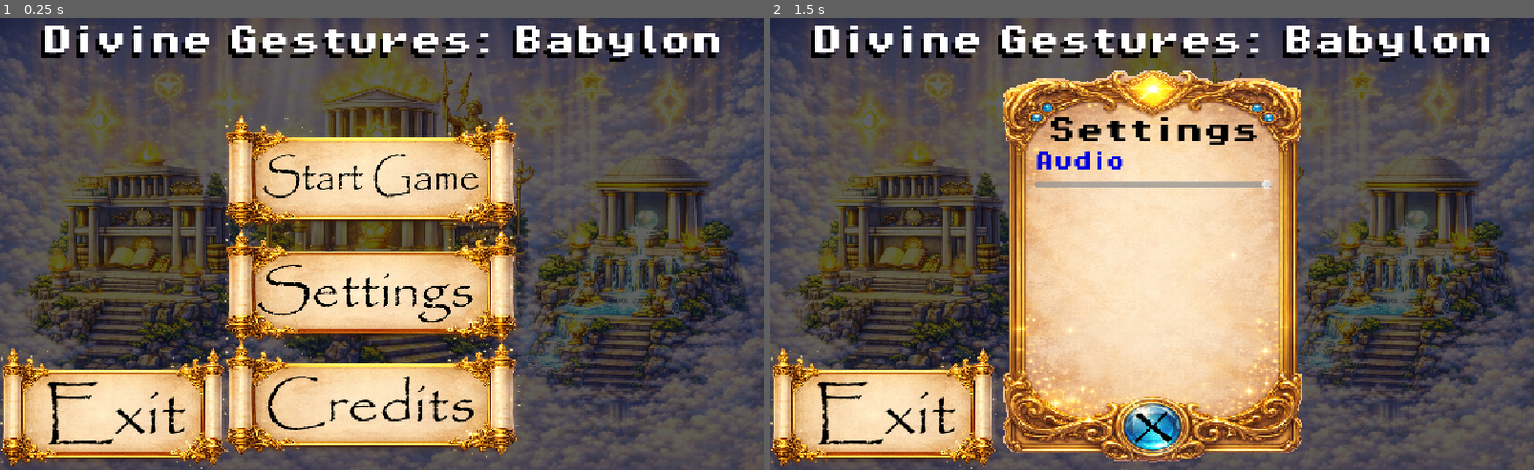
Above: before the commit, frames 1-2 (left to right).
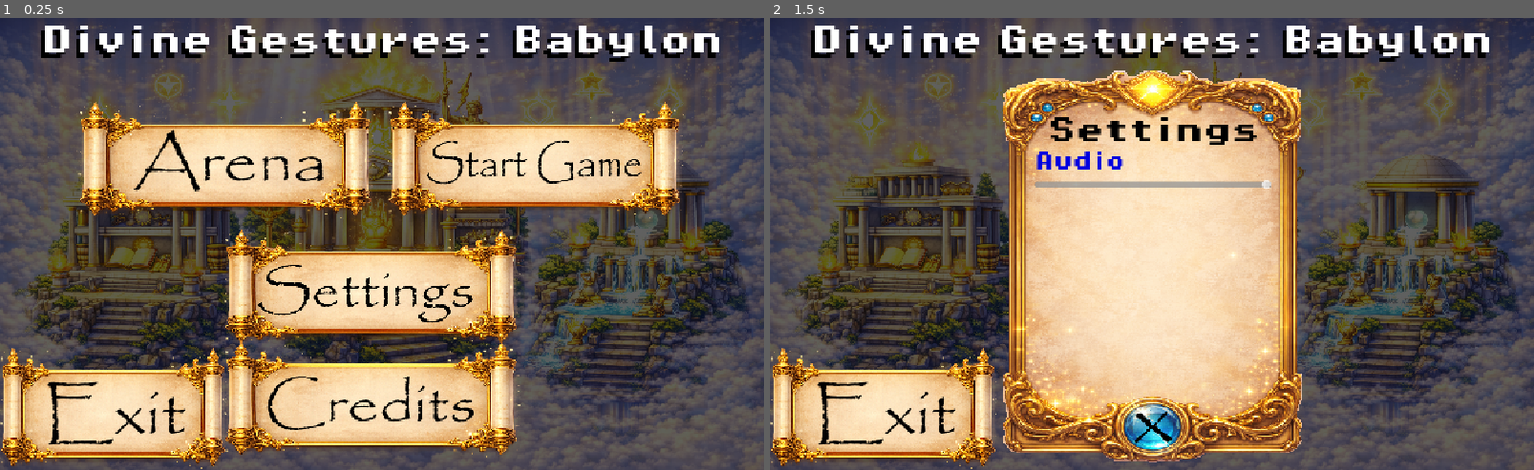
Above: after the commit, the same moments.

Repository: Hezechiel/DGB
Game: Godot game, scene res://scenes/menu/MainMenu.tscn
Two runs of this game, one before a commit and one after it. Both use one fixed random seed, a clock stepped at 60 frames per second and the inputs below.
Inputs (mouse positions are in pixels of both pictures, inside the frame that each line leads up to):
- Up to frame 1 (0.25 s): no input
- Up to frame 2 (1.5 s): tap Enter at 0.5 s; move the mouse to (1320, 221) at 0.52 s; hold D (move_right) 0.53-1.25 s; hold Space (attack) 0.53-1.25 s; click (1320, 221) at 0.67 s; drag from (999, 266) to (1113, 334) at 1.27 s

The runs differ from the first frame. In frame 1, 15% of the frame differs, in the area x 10-90%, y 18-48%; in frame 2, nothing differs.

Commit message:
Added world map button and arena button to main menu, buttons start designated scene. added hud to worldmap.tscn

Diff:
--- a/scenes/arena/arena.tscn
+++ b/scenes/arena/arena.tscn
@@ -1,6 +1,6 @@
 [gd_scene format=4 uid="uid://cel13t20juq3n"]
 
-[ext_resource type="Script" uid="uid://cprjw58lfuvba" path="res://scripts/game.gd" id="1_u52cf"]
+[ext_resource type="Script" uid="uid://cprjw58lfuvba" path="res://scripts/arena/arena.gd" id="1_u52cf"]
 [ext_resource type="Texture2D" uid="uid://di5q1wn6p6wmm" path="res://assets/world/world_map.png" id="2_ii07k"]
 [ext_resource type="Texture2D" uid="uid://b81r7so454vot" path="res://assets/sprites/world_tileset.png" id="3_6w4xk"]
 [ext_resource type="PackedScene" uid="uid://b3ygtyp1ktxnt" path="res://scenes/arena/enemy_spawner.tscn" id="4_2ml6w"]
@@ -182,4 +182,3 @@
 [node name="MobileControls" parent="." unique_id=1338696544 instance=ExtResource("6_vmsrg")]
 
 [node name="HUD" parent="." unique_id=661909964 instance=ExtResource("7_hud")]
-mobile_controls = NodePath("../MobileControls")
--- a/scenes/menu/MainMenu.tscn
+++ b/scenes/menu/MainMenu.tscn
@@ -3,6 +3,7 @@
 [ext_resource type="Script" uid="uid://cxqr40v74ph0n" path="res://scripts/ui/main_menu.gd" id="1_2nud1"]
 [ext_resource type="Texture2D" uid="uid://dpwysouaqe413" path="res://assets/menu/olymp_progress_4.png" id="1_uwj7d"]
 [ext_resource type="FontFile" uid="uid://bd2krjnr7cav" path="res://assets/fonts/PixelOperator8-Bold.ttf" id="3_iv2fv"]
+[ext_resource type="Texture2D" uid="uid://daihsup2dxt8s" path="res://assets/menu/UI_start_arena.png" id="4_ekkse"]
 [ext_resource type="Texture2D" uid="uid://co8rbqqm8ugfk" path="res://assets/menu/UI_start_game.png" id="4_iv2fv"]
 [ext_resource type="Texture2D" uid="uid://vf1kfk1g3yh6" path="res://assets/menu/UI_settings.png" id="5_bvc5d"]
 [ext_resource type="Texture2D" uid="uid://dp32wph4gla6s" path="res://assets/menu/UI_credits.png" id="6_e1dod"]
@@ -64,9 +65,14 @@
 theme_override_constants/separation = 10
 
 [node name="StartGameButon" type="TouchScreenButton" parent="MainButtons" unique_id=870295830]
-position = Vector2(15.999999, 34)
+position = Vector2(246.99997, 15.000002)
 scale = Vector2(1.0023696, 0.94915265)
 texture_normal = ExtResource("4_iv2fv")
+
+[node name="StartArenaButon" type="TouchScreenButton" parent="MainButtons" unique_id=457122722]
+position = Vector2(-190, 15.000002)
+scale = Vector2(1.0023696, 0.94915265)
+texture_normal = ExtResource("4_ekkse")
 
 [node name="SettingsButton" type="TouchScreenButton" parent="MainButtons" unique_id=973327295]
 position = Vector2(16.000004, 195.25002)
@@ -91,9 +97,6 @@
 visible = false
 layout_mode = 1
 
-[connection signal="pressed" from="MainButtons/StartGameButon" to="." method="_on_start_game_buton_pressed"]
-[connection signal="pressed" from="MainButtons/SettingsButton" to="." method="_on_settings_button_pressed"]
-[connection signal="pressed" from="MainButtons/CreditsButton" to="." method="_on_credits_button_pressed"]
 [connection signal="pressed" from="ExitButton" to="." method="_on_exit_button_pressed"]
 [connection signal="closed_requested" from="SettingOverlay" to="." method="_on_setting_overlay_close_requested"]
 [connection signal="closed" from="CreditsOverlay" to="." method="_on_credits_overlay_closed"]
--- a/scenes/world/WorldMap.tscn
+++ b/scenes/world/WorldMap.tscn
@@ -5,6 +5,7 @@
 [ext_resource type="Script" uid="uid://brbkqnf6t7j50" path="res://scripts/world/world_camera.gd" id="2_wcscr"]
 [ext_resource type="PackedScene" uid="uid://csxt6cu424jaa" path="res://scenes/world/GodPresence.tscn" id="3_gp"]
 [ext_resource type="PackedScene" uid="uid://b6j8b5sjieal7" path="res://scenes/world/Village.tscn" id="3_xqia6"]
+[ext_resource type="PackedScene" uid="uid://bhudscenemain" path="res://scenes/hud/HUD.tscn" id="6_5uq7a"]
 
 [node name="WorldMap" type="Node2D" unique_id=1592278912]
 script = ExtResource("1_wmscr")
@@ -35,3 +36,5 @@
 [node name="GodPresenceLayer" type="CanvasLayer" parent="." unique_id=1270359131]
 
 [node name="GodPresence" parent="GodPresenceLayer" unique_id=1671945585 instance=ExtResource("3_gp")]
+
+[node name="HUD" parent="." unique_id=200000001 instance=ExtResource("6_5uq7a")]
--- a/scripts/hud/HUD.gd
+++ b/scripts/hud/HUD.gd
@@ -34,7 +34,7 @@
 	#pause_button.offset_bottom = top_inset + MARGIN + BUTTON_SIZE
 
 func _on_pause_pressed() -> void:
-	print("pause pressed")
+	#print("pause pressed")
 	get_tree().paused = true
 	if mobile_controls:
 		mobile_controls.visible = false
--- a/scripts/ui/main_menu.gd
+++ b/scripts/ui/main_menu.gd
@@ -1,11 +1,17 @@
 extends Control
 
 @onready var main_buttons: VBoxContainer = $MainButtons
+@onready var start_game_buton: TouchScreenButton = $MainButtons/StartGameButon
+@onready var start_arena_buton: TouchScreenButton = $MainButtons/StartArenaButon
+@onready var settings_button: TouchScreenButton = $MainButtons/SettingsButton
+@onready var credits_button: TouchScreenButton = $MainButtons/CreditsButton
+
 @onready var exit_button: TouchScreenButton = $ExitButton
 
 @onready var setting_overlay: SettingsOverlay = $SettingOverlay
 @onready var credits_overlay: CreditsOverlay = $CreditsOverlay
 
+const GAME_SCENE := "res://scenes/world/WorldMap.tscn"
 const ARENA_SCENE := "res://scenes/arena/arena.tscn"
 
 # Called when the node enters the scene tree for the first time.
@@ -15,9 +21,17 @@
 		#$ExitButton.visible = false
 	main_buttons.visible = true
 	exit_button.visible = true
+	start_game_buton.pressed.connect(_on_start_game_buton_pressed)
+	start_arena_buton.pressed.connect(_on_start_arena_buton_pressed)
+	settings_button.pressed.connect(_on_settings_button_pressed)
+	credits_button.pressed.connect(_on_credits_button_pressed)
+	exit_button.pressed.connect(_on_exit_button_pressed)
 	#setting_overlay.visible = false
 
 func _on_start_game_buton_pressed() -> void:
+	get_tree().change_scene_to_file(GAME_SCENE)
+
+func _on_start_arena_buton_pressed() -> void:
 	get_tree().change_scene_to_file(ARENA_SCENE)
 
 func _on_settings_button_pressed() -> void:
--- a/scripts/world/world_map.gd
+++ b/scripts/world/world_map.gd
@@ -5,12 +5,19 @@
 # God Presence following is handled directly by god_presence.gd.
 # This script coordinates cross-node logic: spell resolution, faith HUD, etc. (added in later steps).
 
+@onready var hud: HUD = $HUD
+
 @onready var locations_layer: Node2D = $LocationsLayer
 @onready var god_presence_layer: CanvasLayer = $GodPresenceLayer
 
+const MAIN_MENU_SCENE := "res://scenes/menu/MainMenu.tscn"
+
 func _ready() -> void:
-	pass
+	hud.exit_requested.connect(_on_hud_exit_requested)
 
 # Returns all Village nodes currently on the map.
 func get_villages() -> Array[Node]:
 	return locations_layer.get_children().filter(func(n): return n.has_method("receive_spell"))
+
+func _on_hud_exit_requested() -> void:
+	get_tree().change_scene_to_file(MAIN_MENU_SCENE)
Binary file added: assets/menu/UI_note.png
Not shown, added: assets/menu/UI_note.png.import
Binary file added: assets/menu/UI_start_arena.png
Not shown, added: assets/menu/UI_start_arena.png.import
Renamed: scripts/game.gd -> scripts/arena/arena.gd
Renamed: scripts/game.gd.uid -> scripts/arena/arena.gd.uid
